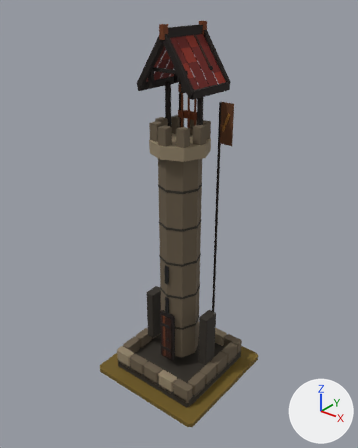
The glTF model art/archer_tower_t6/archer_tower_t6.glb as it was, and as the next commit left it.
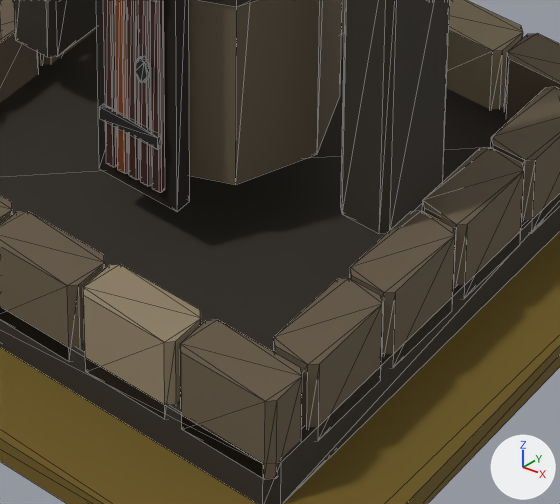
Old and new are each drawn whole from a 50 mm camera at (2.72, -3.42, 3.88) aimed at (0.0, -0.02, 1.77) and again close up on the part from 41% to 65% of the width and 73% to 91% of the height. Arrows for +X, +Y and +Z are at lower right; the lights stay in place. The last two pictures show the newer version. The close-ups show mesh edges as thin lines.

Objects in the first close-up: 'MMR | archer_tower | T06 Architecture.001', 'MMR | archer_tower | Tier 06 Ground.001'.
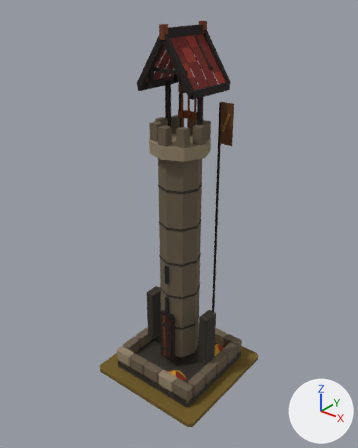
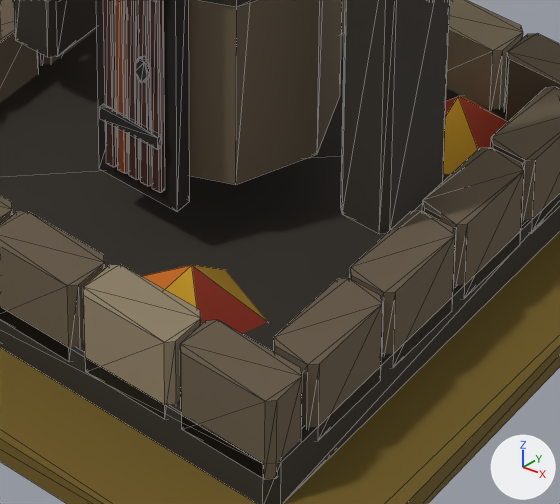
Edits to the bpy script that builds the scene:
```text
Add me_mmr___archer_tower___t06_autumn_dressing_001:
    me_mmr___archer_tower___t06_autumn_dressing_001.from_pydata(...)  # 18 vertices, 15 faces; spans x -0.348..0.378, y -0.417..0.417, z 0.085..0.185
    me_mmr___archer_tower___t06_autumn_dressing_001.materials.append(mat_mmr___shared_palette_atlas)  # picture img_mmr_shared_color_palette_64
Add ob_mmr___archer_tower___t06_autumn_dressing_001:
    ob_mmr___archer_tower___t06_autumn_dressing_001 = bpy.data.objects.new('MMR | archer_tower | T06 Autumn Dressing.001', me_mmr___archer_tower___t06_autumn_dressing_001)
    ob_mmr___archer_tower___t06_autumn_dressing_001.location = (0.0, 0.0, 0.05)
```

What differs and where, as boxes [x1, y1, x2, y2] in the close-ups (560 x 504 px):
'MMR | archer_tower | T06 Autumn Dressing.001', added (mostly hidden): after [142, 96, 508, 334]
